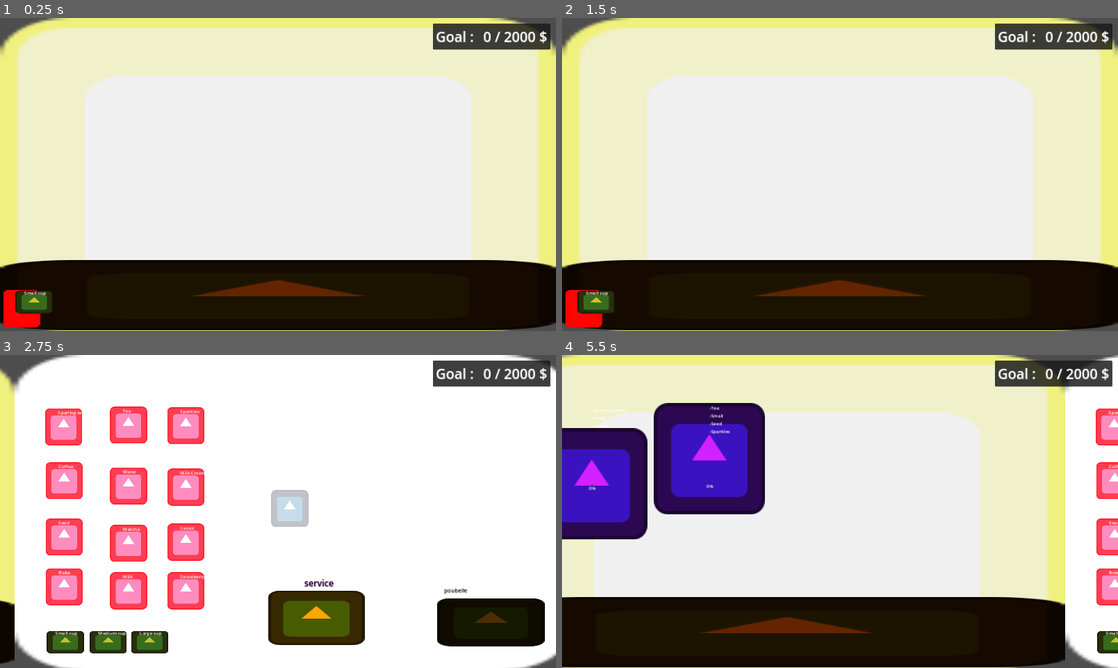
Above: before the commit, frames 1-4 (two rows, left to right).
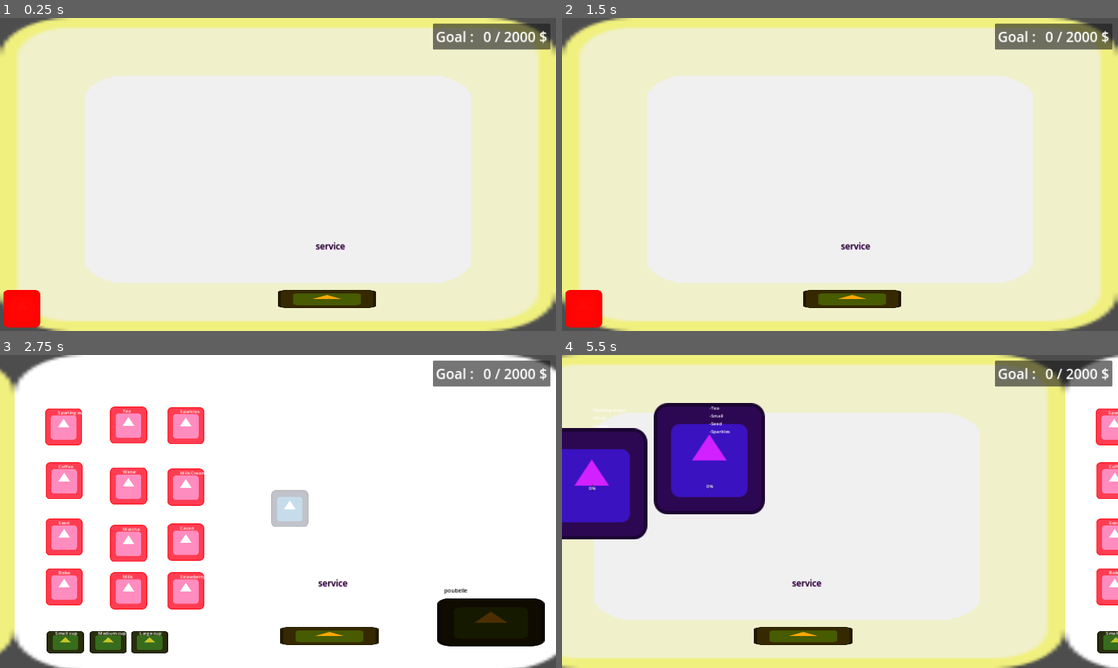
Above: after the commit, the same moments.

Repository: killerlick/creamy-cat-coffy
Game: Godot game, scene res://scenes/level.tscn
Same seed, same stepped clock (60 frames per second), same inputs: the game is played once before the commit and once after it. The project has no main scene, so this scene is started directly. The engine's default icon, where the game draws it, is replaced by a stand-in: a white triangle on a blue panel in a dark square.
Inputs (mouse positions are in pixels of both pictures, inside the frame that each line leads up to):
- Up to frame 1 (0.25 s): no input
- Up to frame 2 (1.5 s): drag from (595, 302) to (895, 105) at 0.52 s; tap Enter at 1.25 s; drag from (728, 190) to (584, 305) at 1.27 s
- Up to frame 3 (2.75 s): tap Space at 2 s; move the mouse to (333, 442) at 2.02 s; hold D (Right) from 2.03 s (still down); hold G (spawn_cat) from 2.03 s (still down); click (333, 442) at 2.17 s
- Up to frame 4 (5.5 s): release D (Right) at 2.75 s; release G (spawn_cat) at 2.75 s; drag from (628, 642) to (628, 480) at 2.77 s; drag from (656, 642) to (612, 480) at 3.52 s; drag from (695, 642) to (612, 480) at 4.27 s; move the mouse to (612, 586) at 5.02 s; hold Left (Left) from 5.03 s (still down); hold G (spawn_cat) from 5.03 s (still down); click (612, 586) at 5.17 s

The runs differ from the first frame. In frame 1, 23% of the frame differs, in the area x 0-100%, y 1-100%; in frame 2, 23%; in frame 3, 4.9%; in frame 4, 21%.

Commit message:
fix des elements sur le plateau +animation

Diff:
--- a/project.godot
+++ b/project.godot
@@ -17,7 +17,6 @@
 [autoload]
 
 Globals="*res://Globals.gd"
-Ui="*res://scenes/ui.tscn"
 
 [display]
 
--- a/scenes/Cuisine.tscn
+++ b/scenes/Cuisine.tscn
@@ -22,7 +22,7 @@
 size = Vector2(248, 244)
 
 [sub_resource type="RectangleShape2D" id="RectangleShape2D_ometn"]
-size = Vector2(359, 202)
+size = Vector2(359, 113)
 
 [sub_resource type="RectangleShape2D" id="RectangleShape2D_j5n6v"]
 size = Vector2(381, 175)
@@ -104,17 +104,20 @@
 modulate = Color(1, 1, 1, 0.308)
 texture = ExtResource("1_pogff")
 
+[node name="Marker2D" type="Marker2D" parent="Drink_Spot"]
+
 [node name="plateau de service" type="Area2D" parent="." groups=["plateau"]]
+z_index = 30
 position = Vector2(1001, 854)
 
 [node name="CollisionShape2D" type="CollisionShape2D" parent="plateau de service"]
-position = Vector2(37.5, 52)
+position = Vector2(37.5, 96.5)
 shape = SubResource("RectangleShape2D_ometn")
 
 [node name="Sprite2D" type="Sprite2D" parent="plateau de service"]
 modulate = Color(1, 0.65, 0, 1)
-position = Vector2(42, 53)
-scale = Vector2(2.60938, 1.46875)
+position = Vector2(39.0001, 115.5)
+scale = Vector2(2.65625, 0.492188)
 texture = ExtResource("1_pogff")
 
 [node name="Label" type="Label" parent="plateau de service"]
@@ -129,20 +132,29 @@
 horizontal_alignment = 1
 vertical_alignment = 1
 
-[node name="Area2D" type="Area2D" parent="." groups=["poubelle"]]
+[node name="Marker2D" type="Marker2D" parent="plateau de service" groups=["drinks_plateau_spots"]]
+position = Vector2(-89, 94)
+
+[node name="Marker2D2" type="Marker2D" parent="plateau de service" groups=["drinks_plateau_spots"]]
+position = Vector2(38, 94)
+
+[node name="Marker2D3" type="Marker2D" parent="plateau de service" groups=["drinks_plateau_spots"]]
+position = Vector2(166, 100)
+
+[node name="poubelle" type="Area2D" parent="." groups=["poubelle"]]
 position = Vector2(1524, 901)
 
-[node name="Sprite2D" type="Sprite2D" parent="Area2D"]
+[node name="Sprite2D" type="Sprite2D" parent="poubelle"]
 modulate = Color(0.303491, 0.182071, 0, 1)
 position = Vector2(121.5, 21)
 scale = Vector2(2.89844, 1.29688)
 texture = ExtResource("1_pogff")
 
-[node name="CollisionShape2D" type="CollisionShape2D" parent="Area2D"]
+[node name="CollisionShape2D" type="CollisionShape2D" parent="poubelle"]
 position = Vector2(122.5, 19.5)
 shape = SubResource("RectangleShape2D_j5n6v")
 
-[node name="Label" type="Label" parent="Area2D"]
+[node name="Label" type="Label" parent="poubelle"]
 modulate = Color(0.454902, 0.486275, 0, 1)
 offset_left = -40.0
 offset_top = -103.0
--- a/scenes/Drink.tscn
+++ b/scenes/Drink.tscn
@@ -4,7 +4,7 @@
 [ext_resource type="Texture2D" uid="uid://dhjuoxaevqqr1" path="res://icon.svg" id="2_rsr50"]
 
 [sub_resource type="RectangleShape2D" id="RectangleShape2D_1qmre"]
-size = Vector2(129, 128)
+size = Vector2(61, 128)
 
 [node name="Drink" type="Node2D"]
 z_index = 10
@@ -22,12 +22,14 @@
 
 [node name="test" type="Sprite2D" parent="."]
 modulate = Color(0.511303, 0.540217, 0.540207, 0.953)
+position = Vector2(-1, 0)
+scale = Vector2(0.484375, 1)
 texture = ExtResource("2_rsr50")
 
 [node name="Area2D" type="Area2D" parent="."]
 
 [node name="CollisionShape2D" type="CollisionShape2D" parent="Area2D"]
-position = Vector2(0.5, 0)
+position = Vector2(-0.5, 0)
 shape = SubResource("RectangleShape2D_1qmre")
 
 [node name="Label" type="Label" parent="."]
--- a/scenes/comptoir.tscn
+++ b/scenes/comptoir.tscn
@@ -73,11 +73,12 @@
 position = Vector2(1572, 445)
 
 [node name="comptoir" type="Sprite2D" parent="."]
+visible = false
 modulate = Color(1, 0.482353, 0, 1)
 self_modulate = Color(0.389371, 0.299193, 0.114966, 1)
 z_index = 5
 position = Vector2(0, 836)
-scale = Vector2(15, 1.88282)
+scale = Vector2(30, 1.883)
 texture = ExtResource("1_cfgpo")
 centered = false
 
--- a/scenes/level.tscn
+++ b/scenes/level.tscn
@@ -1,9 +1,8 @@
-[gd_scene load_steps=6 format=3 uid="uid://cnkucty37mjr5"]
+[gd_scene load_steps=5 format=3 uid="uid://cnkucty37mjr5"]
 
 [ext_resource type="PackedScene" uid="uid://cl3o4tlt4d7sv" path="res://scenes/comptoir.tscn" id="1_ktvs7"]
 [ext_resource type="Script" path="res://scripts/level.gd" id="1_u1ola"]
 [ext_resource type="PackedScene" uid="uid://qrpje8cifsi8" path="res://scenes/Cuisine.tscn" id="2_curd1"]
-[ext_resource type="PackedScene" uid="uid://ccslqjb70ioxl" path="res://scenes/drink_spawner.tscn" id="4_bkwrk"]
 [ext_resource type="PackedScene" uid="uid://byk634q3fq2ju" path="res://scenes/ui.tscn" id="5_paq7c"]
 
 [node name="Level" type="Node2D"]
@@ -11,18 +10,21 @@
 
 [node name="Comptoir" parent="." instance=ExtResource("1_ktvs7")]
 
-[node name="Cuisine" parent="." node_paths=PackedStringArray("destination_position") instance=ExtResource("2_curd1")]
+[node name="Cuisine" parent="." node_paths=PackedStringArray("cuisine_position", "comptoir_position") instance=ExtResource("2_curd1")]
 position = Vector2(1920, 0)
-destination_position = NodePath("../Marker2D")
+cuisine_position = NodePath("../position_plateau/position_kitchen")
+comptoir_position = NodePath("../position_plateau/position_comptoir")
 
 [node name="Camera2D" type="Camera2D" parent="."]
 anchor_mode = 0
 limit_smoothed = true
 
-[node name="DrinkSpawner" parent="." instance=ExtResource("4_bkwrk")]
-position = Vector2(118, 955)
+[node name="UI" parent="." instance=ExtResource("5_paq7c")]
 
-[node name="Marker2D" type="Marker2D" parent="."]
-position = Vector2(900, 743)
+[node name="position_plateau" type="Node" parent="."]
 
-[node name="UI" parent="." instance=ExtResource("5_paq7c")]
+[node name="position_kitchen" type="Marker2D" parent="position_plateau"]
+position = Vector2(2970, 941)
+
+[node name="position_comptoir" type="Marker2D" parent="position_plateau"]
+position = Vector2(963, 952)
--- a/scenes/ui.tscn
+++ b/scenes/ui.tscn
@@ -11,6 +11,7 @@
 grow_vertical = 2
 size_flags_horizontal = 3
 size_flags_vertical = 3
+mouse_filter = 2
 
 [node name="MarginContainer" type="MarginContainer" parent="Control"]
 layout_mode = 1
--- a/scripts/cuisine.gd
+++ b/scripts/cuisine.gd
@@ -1,19 +1,68 @@
 class_name Cuisine
 extends Node2D
 
-@export var destination_position : Marker2D
+var in_kitchen : bool = false
+
+var central_spot
+@onready var central_marker : Marker2D = $Drink_Spot/Marker2D
 
 
+@export var cuisine_position : Marker2D
+@export var comptoir_position : Marker2D
+@onready var plateau_de_verre : Node2D = $"plateau de service"
+var plateau_slot_state : Array = []
 
-# Called when the node enters the scene tree for the first time.
 func _ready() -> void:
-	pass # Replace with function body.
-
+	central_spot = {
+		"marker" = central_marker,
+		"drink" = null
+	}
+	var nodes = get_tree().get_nodes_in_group("drinks_plateau_spots")
+	for node in nodes:
+		plateau_slot_state.append(
+			{
+				"marker" : node,
+				"drink" : null
+			}
+		)
 
 # Called every frame. 'delta' is the elapsed time since the previous frame.
 func _process(delta: float) -> void:
-	pass
+	var target_x
+	if(in_kitchen == true):
+		target_x = cuisine_position.global_position.x
+	else:
+		target_x = comptoir_position.global_position.x
+	plateau_de_verre.global_position.x = lerp(plateau_de_verre.global_position.x, target_x ,10.0*delta)
 
-func move_to_comptoir(object : Node2D) -> Vector2:
-	object.position = destination_position.position
-	return destination_position.position
+func put_drink_in_central(drink : Drink):
+	if central_spot.drink == null:
+		central_spot.drink = drink
+		drink.current_spot = central_spot
+		drink.reparent(central_spot.marker)
+		drink.position = Vector2.ZERO
+
+func remove_from_central(drink : Drink):
+	if central_spot.drink == drink:
+		drink.current_spot.drink =null
+		drink.current_spot = null
+
+func put_drink_in_spot(drink : Drink):
+	for spot in plateau_slot_state:
+		if spot.drink==null:
+			spot.drink = drink
+			drink.current_spot = spot
+			drink.reparent(spot.marker)
+			drink.position = Vector2.ZERO
+			break
+
+func remove_from_spot(drink:Drink):
+	if drink.current_spot != null:
+		drink.current_spot.drink = null
+		drink.current_spot = null
+
+func plateau_free_spot() -> bool:
+	for node in plateau_slot_state:
+		if node.drink == null:
+			return true
+	return false
--- a/scripts/drink_scene.gd
+++ b/scripts/drink_scene.gd
@@ -1,11 +1,13 @@
 extends Node2D
 class_name Drink
 
-var original_position : Vector2
 var drink_data : DrinkData = DrinkData.new()
 var is_selected : bool = false
 var dragging : bool = false
 var is_instantiate : bool = false
+var is_in_plateau = false
+var is_in_central = false
+var current_spot = null
 
 @onready var addons_sprite_container : Node2D = $addons
 @onready var liquid_sprite : Sprite2D = $liquid
@@ -17,13 +19,20 @@
 
 
 func _ready() -> void:
-
 		spawning_topping()
 		spawning_addon()
 
 func _process(delta: float) -> void:
-	if dragging:
+	if dragging :
 		global_position = get_global_mouse_position()
+	#print(global_position)
+
+func _exit_tree() -> void:
+	if is_queued_for_deletion():
+		print("bye")
+	else:
+		print("juste reparent")
+
 
 #ajoute element dans le drink, aussi affiche le bon sprite
 func add_ingredient(drinkElement : Drink_elements):
@@ -89,28 +98,45 @@
 		label.text += "\n" + string
 
 #action quand tu lache le verre quelque part
-#enelever la boucle if pour un "match"
+#enlever la boucle if pour un "match"
+#raccourcie la fonction , trop longue pour rien
 func on_drop():
+	dragging = false
 	var overlappings = area.get_overlapping_areas()
+
 	for obj in overlappings:
 		var objParent = obj.get_parent()
-		if objParent is Cat:
+
+		if objParent is Cat:#quand donner au chat
 			objParent.receive_drink(drink_data)
 			queue_free()
 			return
-		elif obj.is_in_group("drink_spots"):
-			print("dans le drink spot")
-			original_position = obj.global_position
+
+		elif obj.is_in_group("drink_spots") and objParent is Cuisine and is_in_central == false:#quand deposer sur lassiette de creation
+			var cuisine : Cuisine = objParent
+			if cuisine.central_spot.drink != null:
+				break
+			if is_in_plateau:
+				is_in_plateau = false
+				cuisine.remove_from_spot(self)
 			is_instantiate = true
-			position = original_position
-			print(position)
+			is_in_central = true
+			objParent.put_drink_in_central(self)
 			return
-		elif obj.is_in_group("plateau") and is_instantiate:
-			if objParent is Cuisine:
-				print("cuisine plateau")
-				original_position = objParent.move_to_comptoir(self)
-				return
-		elif obj.is_in_group("poubelle") and is_instantiate:
+
+		elif obj.is_in_group("plateau") and objParent is Cuisine and is_in_plateau==false:#quand deposer sur le plateau
+			var cuisine : Cuisine = objParent
+			if cuisine.plateau_free_spot() == false:
+				break
+			if is_in_central:
+				is_in_central =false
+				cuisine.remove_from_central(self)
+			is_instantiate = true
+			is_in_plateau = true
+			objParent.put_drink_in_spot(self)
+			return
+
+		elif obj.is_in_group("poubelle") and is_instantiate:#quand deposer sur la poubelle
 			print("jeter dans poubelle ")
 			queue_free()
 			return
@@ -118,8 +144,8 @@
 	if not is_instantiate:
 		queue_free()
 		print("dommage")
-	else :
-		position = original_position
+	elif current_spot != null:
+		global_position = current_spot.marker.global_position
 
 #refresh les sprite des addons et topping (car plusieurs)
 func refresh_sprite():
--- a/scripts/level.gd
+++ b/scripts/level.gd
@@ -20,13 +20,14 @@
 	var nodes = get_tree().get_nodes_in_group("chats_"+str(slot_available))
 	for node in nodes:
 		slots_state.append({
-			"position" : node.position,
+			"marker" : node,
 			"available" : true ,
 			"cat" : null
 		})
 
 
 func _process(delta: float) -> void:
+	#print(cuisine.plateau_de_verre.position)
 	camera2d.position.x = lerp(camera2d.position.x, posX, 5.0*delta) #change de scene de facon fluide
 
 func  _input(event: InputEvent) -> void:
@@ -39,21 +40,22 @@
 	if event.is_action_pressed("spawn_cat"):
 		spawn_cat()
 
-
 #comptoir to cuisine , cuisine to comptoir
 func change_scene() -> void :
 	if(in_kitchen == false):
 		in_kitchen = true
+		cuisine.in_kitchen = true
 		posX = 1920
 	elif(in_kitchen == true):
 		in_kitchen = false
+		cuisine.in_kitchen = false
 		posX = 0.0
 
 func spawn_cat()-> void:
 	var cat = cat_structure.instantiate()
 	for i in range(slots_state.size()):
 		if slots_state[i].available == true:
-			cat.position = slots_state[i].position
+			cat.position = slots_state[i].marker.position
 			slots_state[i].available = false
 			slots_state[i].cat = cat
 			cat.tree_exited.connect(func():
